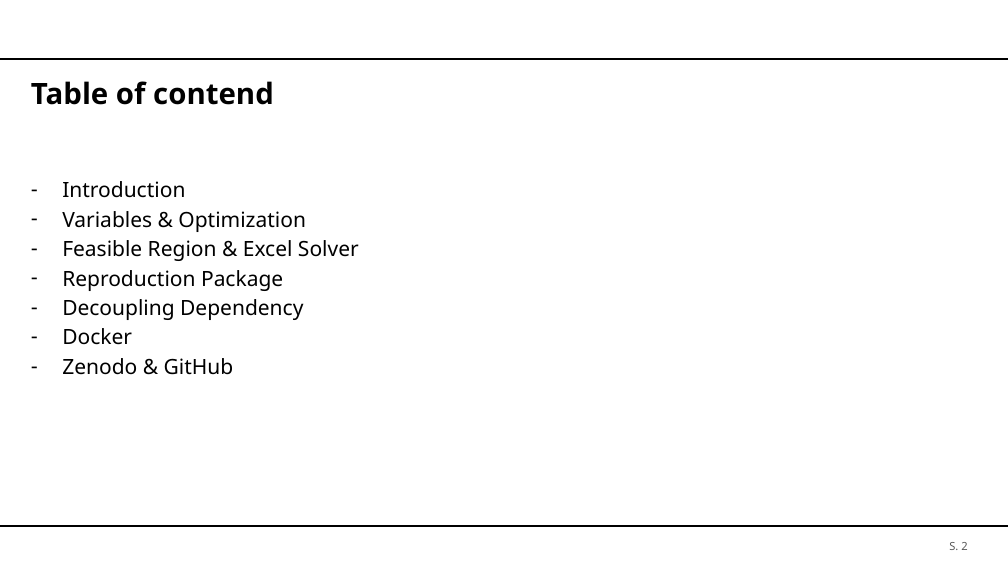
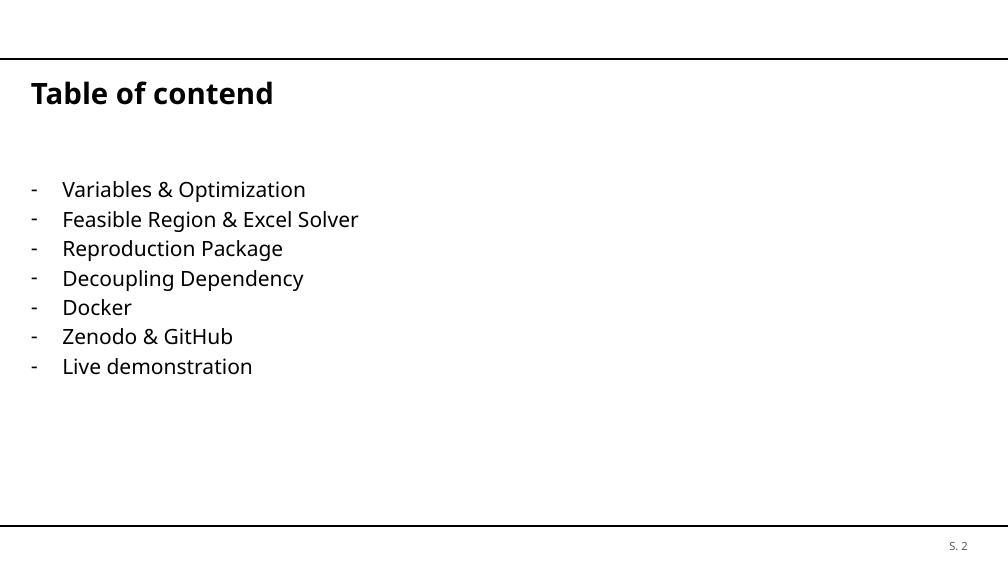
Before and after one commit to brt30696/REPRO_Rraesentation, a slide deck: slide 2 of Präsentation.pptx. Drawn at 1008x567 pixels with LibreOffice and Linux fonts; fonts in the diff are those of the drawing; background and template pictures are left out. Boxes give left, top, right and bottom in pixels: in the first picture for what was removed or moved away, otherwise in the second. Text is boxed around its words. In the diff, an @@ line names an element or a change of style, - is before the commit and + after.

```diff
--- a/Präsentation.pptx
+++ b/Präsentation.pptx
@@ text at [62, 181, 185, 198]: paragraph removed @@
-– Introduction
@@ text at [62, 358, 253, 375]: paragraph added @@
+– Live demonstration
```
Also in this commit, not shown: 1 other slide changed, 1 slide added, 1 slide removed.
